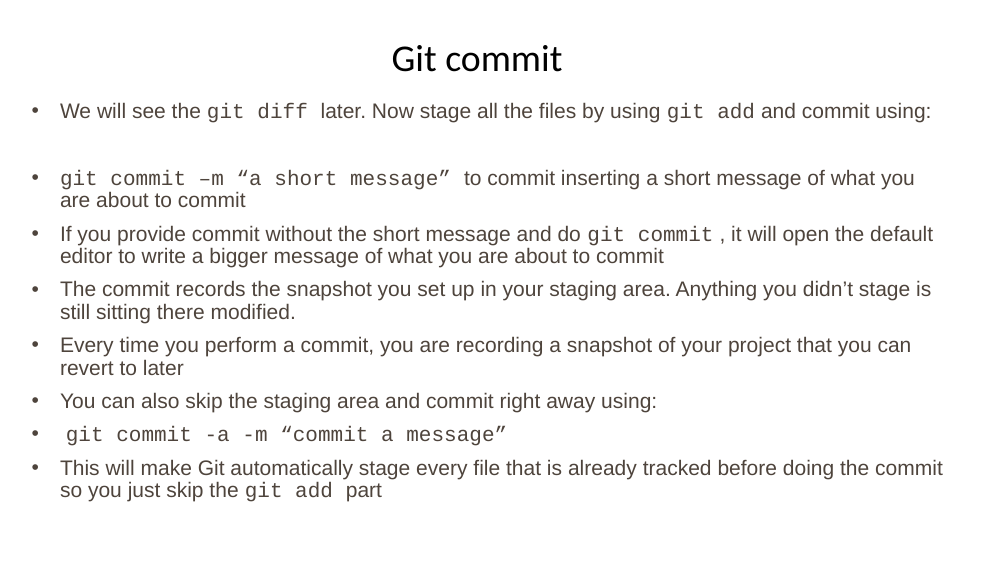
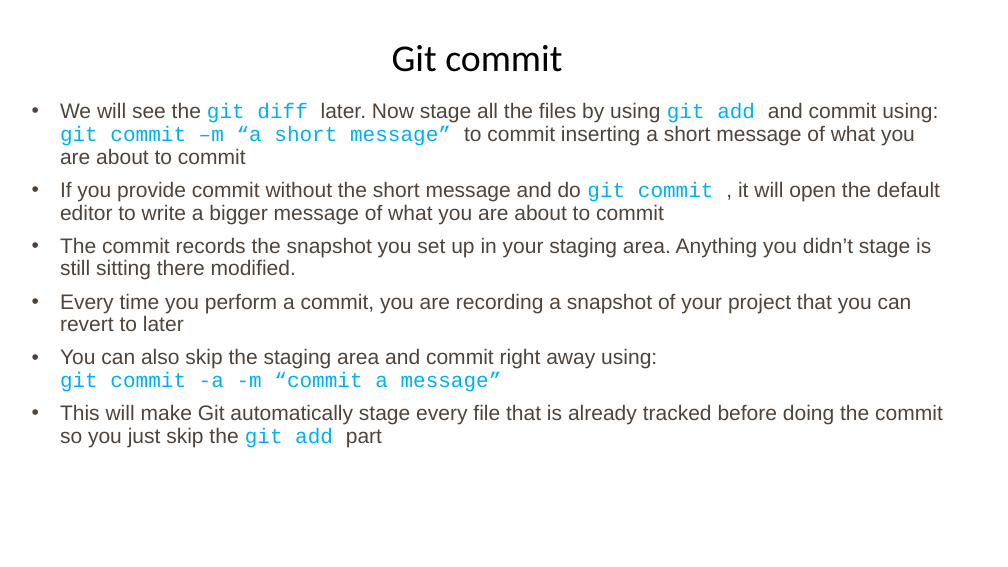
Before and after one commit to imarag/tutorials_content_imarag, a slide deck: slide 17 of GIT_tutorial.pptx (slide 16 before the commit). Drawn at 1008x567 pixels with LibreOffice and Linux fonts; fonts in the diff are those of the drawing. Boxes give left, top, right and bottom in pixels: in the first picture for what was removed or moved away, otherwise in the second. Text is boxed around its words. In the diff, an @@ line names an element or a change of style, - is before the commit and + after.

```diff
--- a/GIT_tutorial.pptx
+++ b/GIT_tutorial.pptx
@@ text at <box>60,102,938,164</box>: text changed @@
-• We will see the git diff later. Now stage all the files by using git add and commit using:
-• git commit –m “a short message” to commit inserting a short message of what you are about to commit
+• We will see the git diff later. Now stage all the files by using git add and commit using:
+  git commit –m “a short message” to commit inserting a short message of what you are about to commit
@@ text at <box>60,181,943,448</box>: text colour #4E443C to #00B0F0 in "git commit", "git add" @@
@@ text at <box>60,348,657,392</box>: text changed @@
-• You can also skip the staging area and commit right away using:
-• git commit -a -m “commit a message”
+• You can also skip the staging area and commit right away using:
+  git commit -a -m “commit a message”
```
Also in this commit, not shown: 26 other slides changed, 21 slides added, 2 slides removed, 1 other file.
